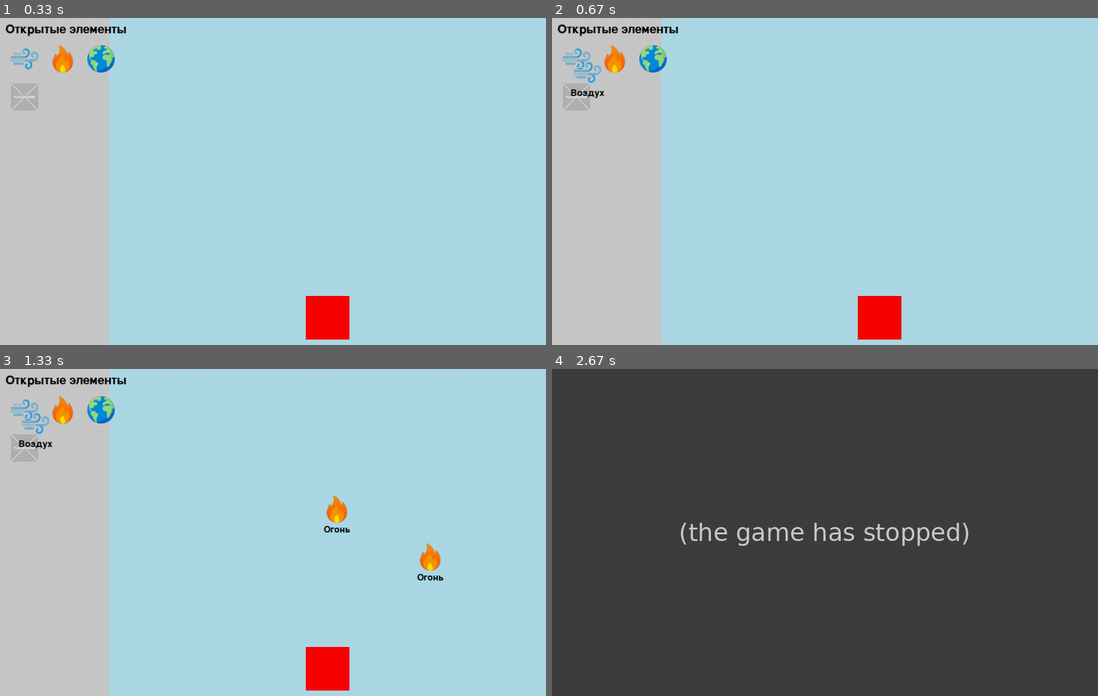
Above: before the commit, frames 1-4 (two rows, left to right).
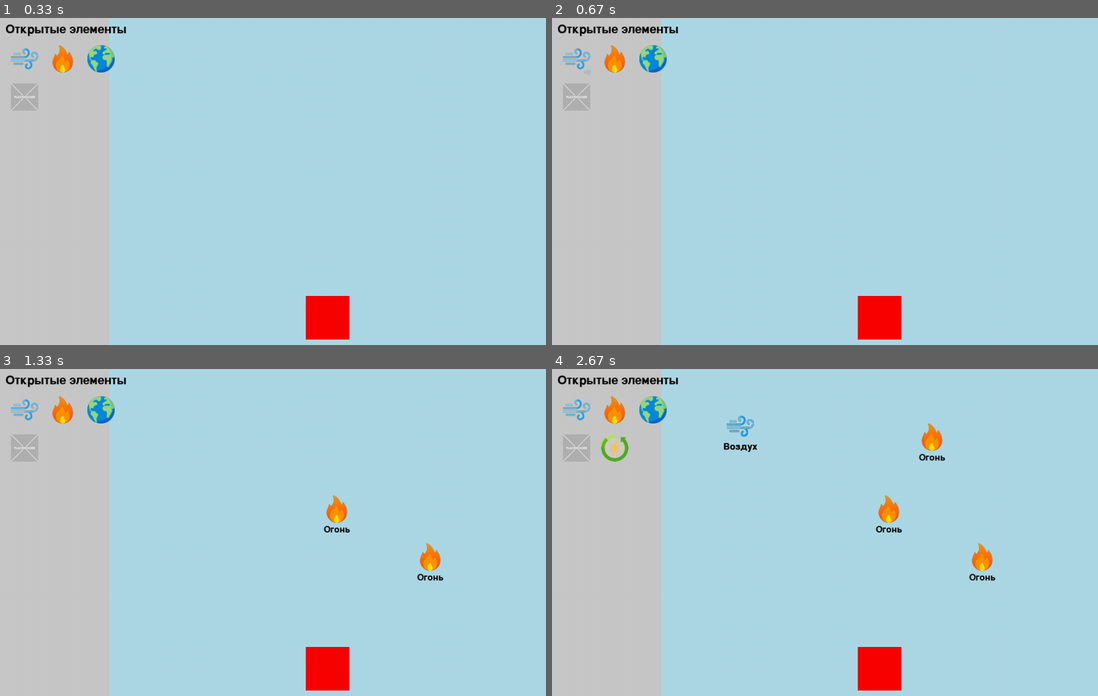
Above: after the commit, the same moments.

Repository: Misha-Mayskiy/pygame-alchemistry
Game: pygame game, started from main.py
The game is run twice, just before and just after one commit, with the same random seed, the same clock (stepped at 60 frames per second) and the same inputs.
Inputs (mouse positions are in pixels of both pictures, inside the frame that each line leads up to):
- Up to frame 1 (0.33 s): no input
- Up to frame 2 (0.67 s): click (573, 57) at 0.38 s
- Up to frame 3 (1.33 s): press the mouse at (54, 408) at 0.7 s; move the mouse to (240, 483) at 0.8 s; release the mouse at (431, 555) at 0.93 s; press the mouse at (54, 408) at 1.03 s; move the mouse to (196, 460) at 1.13 s; release the mouse at (338, 509) at 1.27 s
- Up to frame 4 (2.67 s): press the mouse at (606, 408) at 1.37 s; move the mouse to (693, 418) at 1.47 s; release the mouse at (781, 424) at 1.6 s; press the mouse at (606, 408) at 1.7 s; move the mouse to (770, 424) at 1.8 s; release the mouse at (934, 437) at 1.93 s; press the mouse at (573, 408) at 2.03 s; move the mouse to (759, 447) at 2.13 s; release the mouse at (950, 483) at 2.27 s; press the mouse at (573, 408) at 2.37 s; move the mouse to (655, 418) at 2.47 s; release the mouse at (737, 424) at 2.6 s

Frame 1 is identical in both runs. In frame 2, 0.2% of the frame differs, in the area x 3-10%, y 13-25%; in frame 3, 0.2%; in frame 4, 100%, in the area x 0-100%, y 0-100%.
Error before the commit: TypeError: 'NoneType' object is not subscriptable (main.py line 273); the game stopped at 2.65 s (later frames are placeholders)

Commit message:
Stable v1.3

Diff:
--- a/main.py
+++ b/main.py
@@ -40,6 +40,10 @@
     placeholder_icon = pygame.transform.smoothscale(placeholder_icon, (ELEMENT_SIZE, ELEMENT_SIZE))
 else:
     raise FileNotFoundError("Placeholder image 'placeholder.png' not found in 'images' folder!")
+
+# Trash
+trash_icon = pygame.image.load("images/trash.png")
+trash_icon = pygame.transform.scale(trash_icon, (50, 50))  # Масштабируем
 
 # Отступы и размеры для левой панели
 ROW_GAP = 20
@@ -75,9 +79,17 @@
 trash_y = HEIGHT - TRASH_CAN_SIZE - 10
 trash_rect = pygame.Rect(trash_x, trash_y, TRASH_CAN_SIZE, TRASH_CAN_SIZE)
 
+# Left panel dimensions and position
+PANEL_X = 0
+PANEL_Y = 0
+PANEL_WIDTH = 300
+PANEL_HEIGHT = 1000
+left_panel_rect = pygame.Rect(PANEL_X, PANEL_Y, PANEL_WIDTH, PANEL_HEIGHT)
+
 # Interactive elements on the field
 field_elements = []
 dragged_element = None
+temp_element = None  # Временная переменная для создания элемента
 drag_offset = (0, 0)
 
 # Animation variables
@@ -249,16 +261,14 @@
                             dragged_element = new_element
                     break
 
-
         elif event.type == pygame.MOUSEBUTTONUP:
             if dragged_element:
                 # Проверка, попала ли точка в область корзины
-                if trash_rect.collidepoint(event.pos) and dragged_element in field_elements:
+                if ((trash_rect.collidepoint(event.pos) or left_panel_rect.collidepoint(event.pos))
+                        and dragged_element in field_elements):
                     animate_removal(dragged_element)
                     field_elements.remove(dragged_element)
-
                 dragged_element = None
-
 
         elif event.type == pygame.MOUSEMOTION:
             if dragged_element and dragged_element in field_elements:
@@ -313,5 +323,3 @@
 
 pygame.quit()
 sys.exit()
-
-# все дело в том что element["pos"] используется даже в анимациях, то есть когда элемент уже где на поле для соединения, соответственно надо всегда хранить позицию, надо как то исправить эту часть кода
Binary file added: images/trash.png
